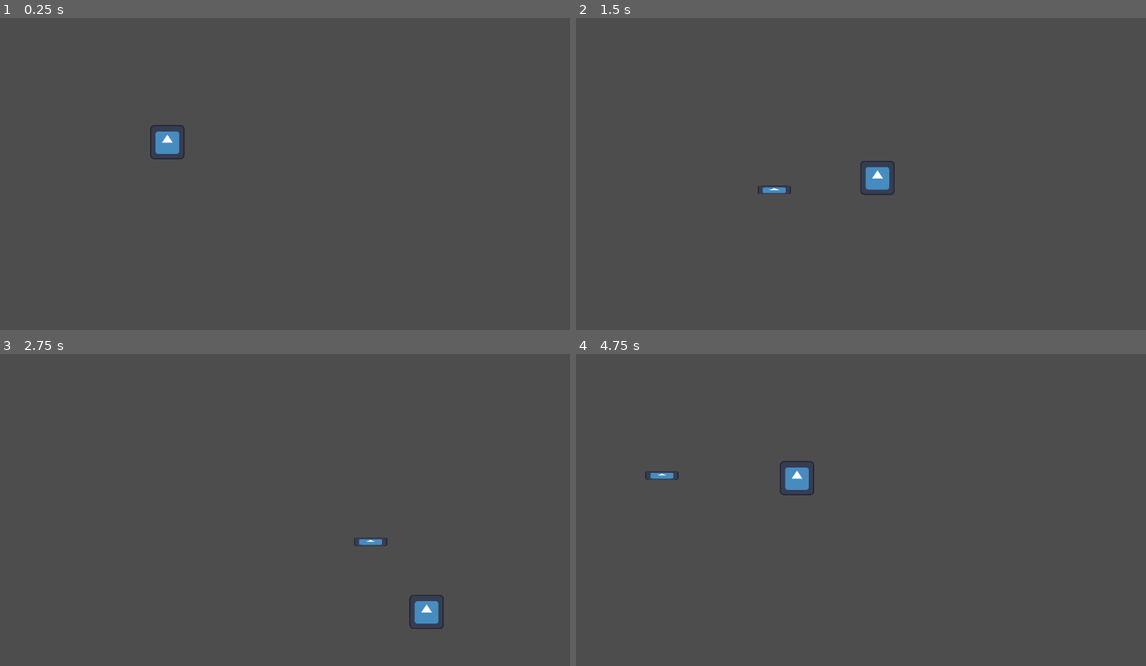
Above: before the commit, frames 1-4 (two rows, left to right).
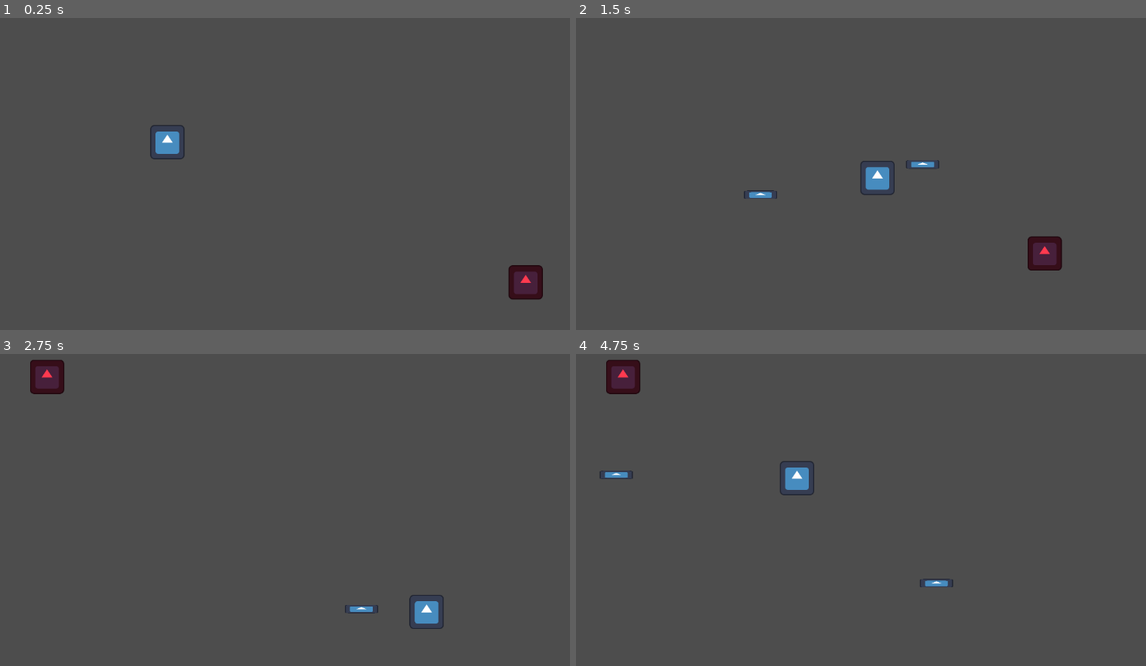
Above: after the commit, the same moments.

Repository: steve52/boomerang-guy-and-the-aglet
Game: Godot game, scene res://game.tscn
Same seed, same stepped clock (60 frames per second), same inputs: the game is played once before the commit and once after it. The engine's default icon, where the game draws it, is replaced by a stand-in: a white triangle on a blue panel in a dark square.
Inputs (mouse positions are in pixels of both pictures, inside the frame that each line leads up to):
- Up to frame 1 (0.25 s): no input
- Up to frame 2 (1.5 s): tap Enter at 0.5 s; move the mouse to (980, 174) at 0.52 s; hold D (Right) 0.53-1.28 s; click (980, 174) at 0.6 s; move the mouse to (718, 208) at 1.27 s; hold S (Down) from 1.28 s (still down); click (718, 208) at 1.35 s
- Up to frame 3 (2.75 s): move the mouse to (330, 450) at 2.02 s; release S (Down) at 2.03 s; hold D (Right) from 2.03 s (still down); click (330, 450) at 2.1 s
- Up to frame 4 (4.75 s): move the mouse to (815, 597) at 2.77 s; release D (Right) at 2.78 s; hold W (Up) 2.78-3.53 s; click (815, 597) at 2.85 s; move the mouse to (1032, 578) at 3.52 s; hold A (Left) from 3.53 s (still down); click (1032, 578) at 3.6 s; move the mouse to (661, 475) at 4.27 s; click (661, 475) at 4.35 s

The runs differ from the first frame. In frame 1, 0.7% of the frame differs, in the area x 89-96%, y 79-91%; in frame 2, 1.0%; in frame 3, 0.8%; in frame 4, 1.0%, in the area x 4-67%, y 1-75%.

Commit message:
enemy started

Diff:
--- /dev/null
+++ b/EnemyClass.gd
@@ -0,0 +1,38 @@
+extends CharacterBody2D
+
+var Player
+@export var Health : int
+@export var Speed : float
+@export var ChargeDistance : float
+
+func _ready():
+	Player = get_parent().get_child(0)
+	await get_tree().create_timer(1).timeout
+	Charge()
+
+func TakeDamage():
+	Health -= 1
+	if Health == 0:
+		Die()
+
+func Die():
+	DeathAnimation()
+	await DeathAnimation()
+	queue_free()
+
+func DeathAnimation():
+	return
+
+func ShootBullets(Bullets,direction):
+	var bullets = Bullets.instantiate()
+	get_parent().add_child(bullets)
+	bullets.direction = direction
+	bullets.Shoot()
+
+func Charge():
+	print(Player.position, Player.name)
+	var TargetPosition = position.direction_to(Player.position) * ChargeDistance * 100 + position
+	print(TargetPosition)
+	var ETA = position.distance_to(TargetPosition) / (Speed * 1.5)
+	var tween = get_tree().create_tween()
+	tween.tween_property(self, "position", TargetPosition, ETA).set_ease(Tween.EASE_IN_OUT).set_trans(Tween.TRANS_CUBIC)
--- a/boomerang.gd
+++ b/boomerang.gd
@@ -12,9 +12,10 @@
 func _ready():
 	await get_tree().create_timer(.02).timeout
 	var tween = get_tree().create_tween()
-	var ETA = position.distance_to(Target) / Speed
-	tween.tween_property(self,"position",Target, ETA).set_ease(Tween.EASE_OUT).set_trans(Tween.TRANS_CUBIC)
-	await tween.finished
+	var realtarget = position.direction_to(Target) * 500 + position
+	var ETA = position.distance_to(realtarget) / Speed
+	tween.tween_property(self,"position",realtarget, ETA).set_ease(Tween.EASE_OUT).set_trans(Tween.TRANS_CUBIC)
+	await get_tree().create_timer(ETA-1).timeout
 	Returning = true
 	$PathfindTimer.start()
 	_on_pathfind_timer_timeout()
--- /dev/null
+++ b/enemy_base.tscn
@@ -0,0 +1,20 @@
+[gd_scene format=3 uid="uid://blwptn62xtogp"]
+
+[ext_resource type="Texture2D" uid="uid://dp0okb4iueg7c" path="res://icon.svg" id="1_8nqel"]
+[ext_resource type="Script" uid="uid://dkl81eku1wdw3" path="res://EnemyClass.gd" id="1_edvsq"]
+
+[sub_resource type="RectangleShape2D" id="RectangleShape2D_qr4i2"]
+size = Vector2(66, 66)
+
+[node name="EnemyBase" type="CharacterBody2D" unique_id=1342658842]
+modulate = Color(1, 0.22644159, 0.30998963, 1)
+script = ExtResource("1_edvsq")
+Speed = 400.0
+ChargeDistance = 3.0
+
+[node name="CollisionShape2D" type="CollisionShape2D" parent="." unique_id=510287407]
+shape = SubResource("RectangleShape2D_qr4i2")
+
+[node name="Icon" type="Sprite2D" parent="." unique_id=1940268398]
+scale = Vector2(0.5, 0.5)
+texture = ExtResource("1_8nqel")
--- a/game.tscn
+++ b/game.tscn
@@ -1,6 +1,7 @@
 [gd_scene format=3 uid="uid://c4sol3auy4yn7"]
 
 [ext_resource type="PackedScene" uid="uid://du0xmkdwkcg8q" path="res://player.tscn" id="1_80nbo"]
+[ext_resource type="PackedScene" uid="uid://blwptn62xtogp" path="res://enemy_base.tscn" id="2_e2o6t"]
 
 [sub_resource type="NavigationPolygon" id="NavigationPolygon_80nbo"]
 vertices = PackedVector2Array(3064.5703, 1642.0234, -1239.9766, 1335.6875, -1236.0078, -924.8906, 2261.5938, -1254.25)
@@ -14,3 +15,7 @@
 
 [node name="NavigationRegion2D" type="NavigationRegion2D" parent="." unique_id=62987133]
 navigation_polygon = SubResource("NavigationPolygon_80nbo")
+
+[node name="EnemyBase" parent="." unique_id=1342658842 instance=ExtResource("2_e2o6t")]
+position = Vector2(1055, 494)
+ChargeDistance = 10.0
Not shown, added: EnemyClass.gd.uid
